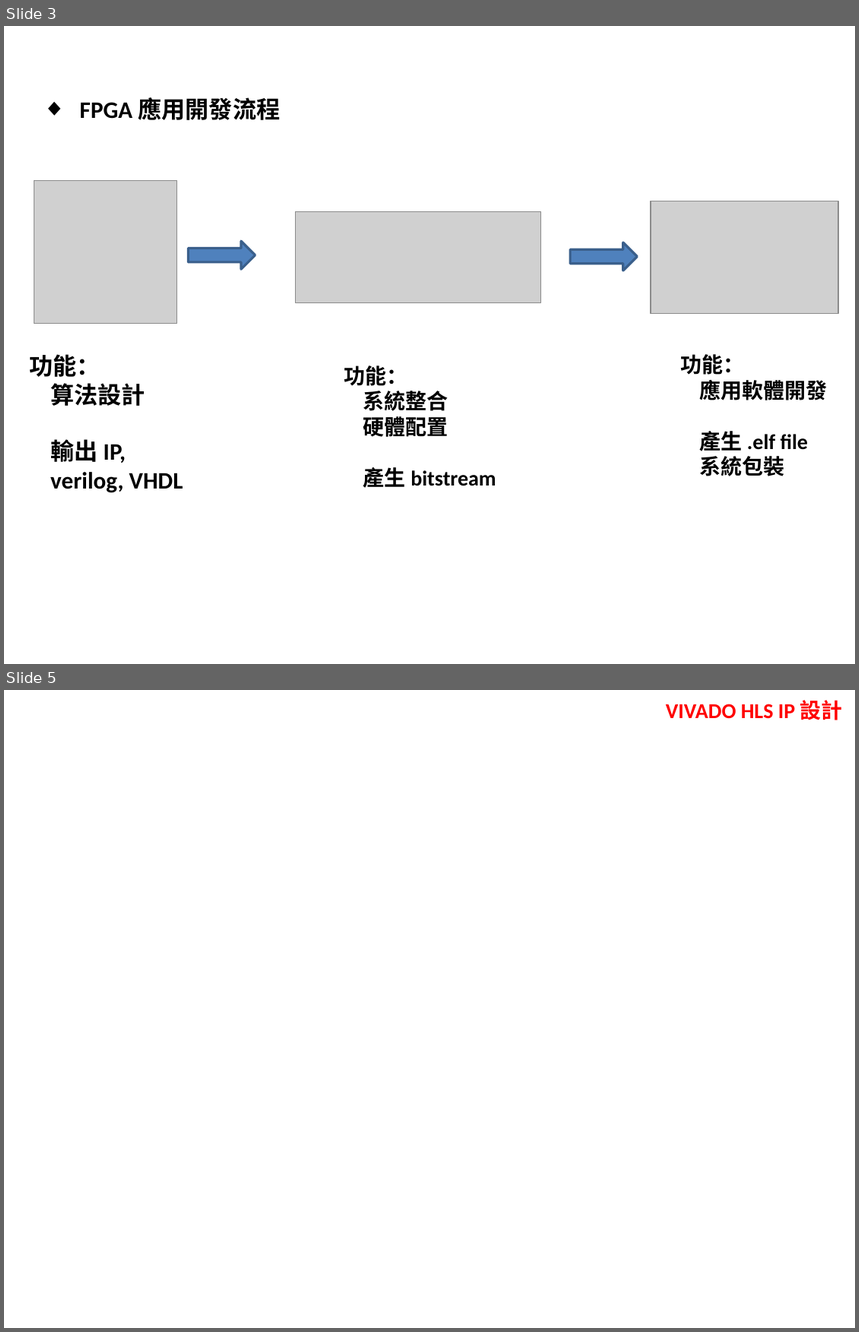
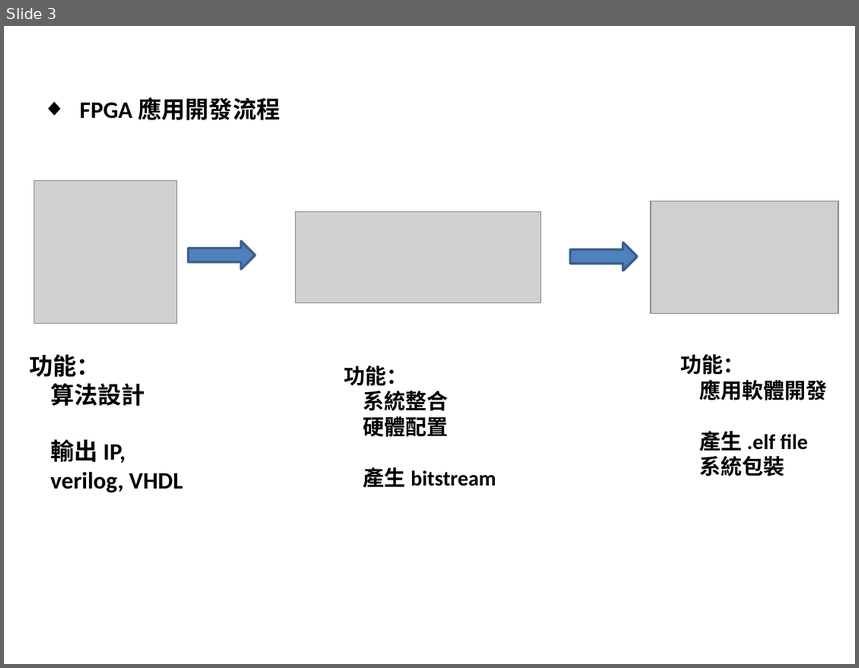
Before and after one commit to duchungk7/FPGA_HLS_ZYNQ7-AXI-Lite, a slide deck: VIVADO HLS Training - AXI Lite slave floating.pptx. Shown one above the other, each under a label of ours: slides 3 and 5 before the commit, slide 3 after it; the slides between them are not shown. The pictures are 859x1332 and 859x668 pixels, drawn with LibreOffice and Linux fonts; fonts in the diff are those of the drawing; grey boxes stand for pictures; background and template pictures are left out. Boxes give left, top, right and bottom in pixels: in the first picture for what was removed or moved away, otherwise in the second. Text is boxed around its words. In the diff, an @@ line names an element or a change of style, - is before the commit and + after.

```diff
--- a/VIVADO HLS Training - AXI Lite slave floating.pptx
+++ b/VIVADO HLS Training - AXI Lite slave floating.pptx
@@ slide 5 removed at [4,690,855,1328], background picture (left out) @@
@@ text removed at [666,700,843,720] @@
-VIVADO HLS IP 設計
```
Also in this commit, not shown: 20 other slides removed.
